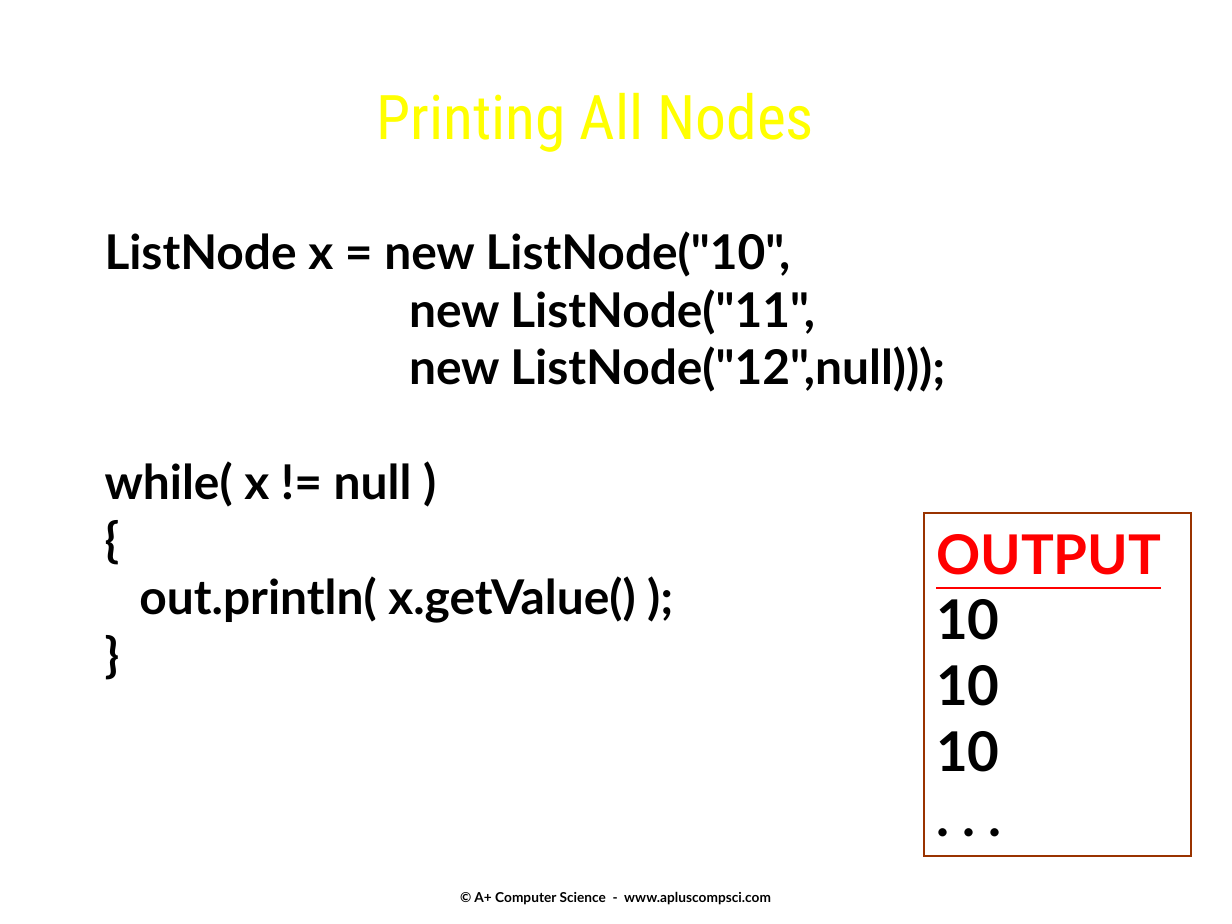
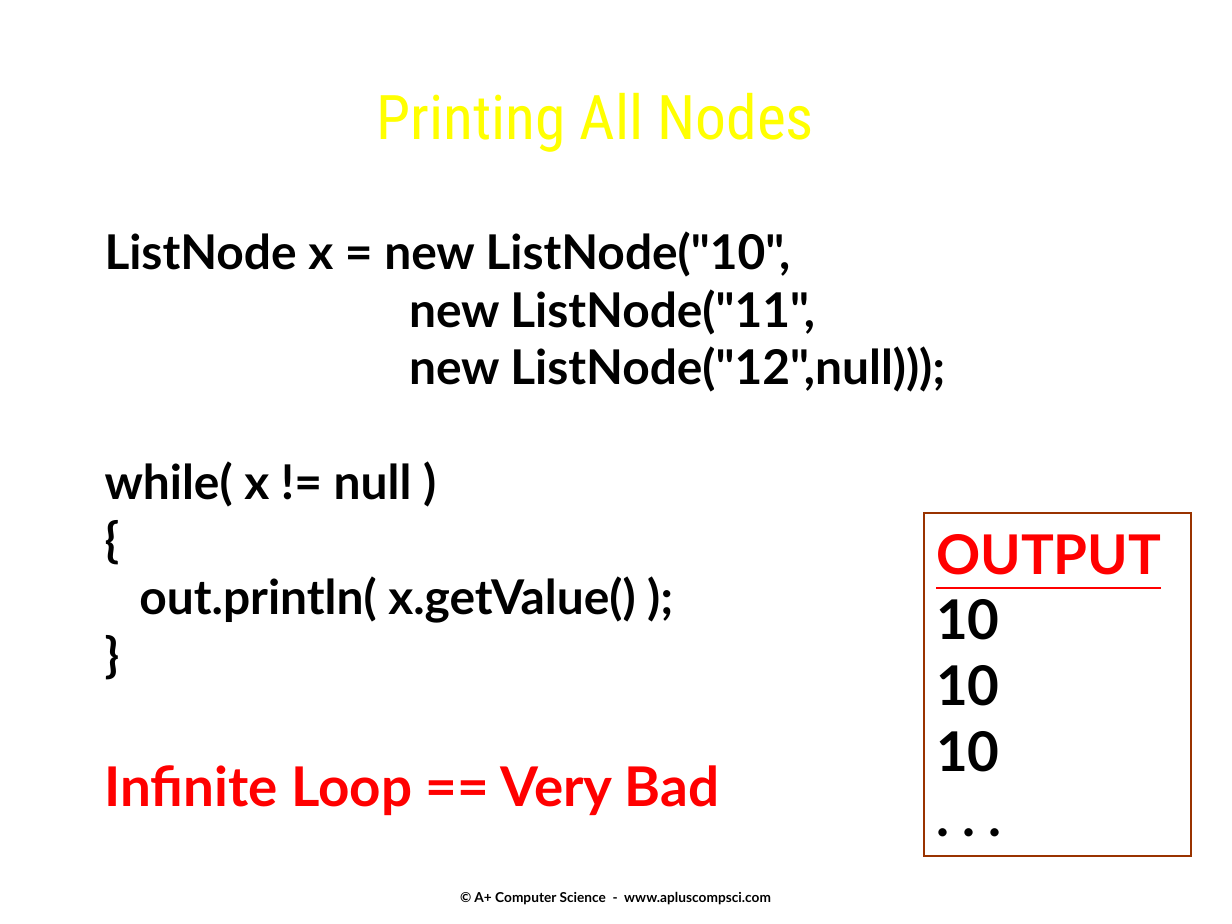
Before and after one commit to Cy-FairCS/cs3, a slide deck: slide 29 of u07a_linkedLists/notes/_linklists.pptx. Drawn at 1232x924 pixels with LibreOffice and Linux fonts; fonts in the diff are those of the drawing. Boxes give left, top, right and bottom in pixels: in the first picture for what was removed or moved away, otherwise in the second. Text is boxed around its words. In the diff, an @@ line names an element or a change of style, - is before the commit and + after.

```diff
--- a/u07a_linkedLists/notes/_linklists.pptx
+++ b/u07a_linkedLists/notes/_linklists.pptx
@@ text added at (x1=105, y1=765, x2=719, y2=816), 32 pt, text #FF0000, bold @@
+Infinite Loop == Very Bad
```
Also in this commit, not shown: 2 other slides changed, 1 slide added.
